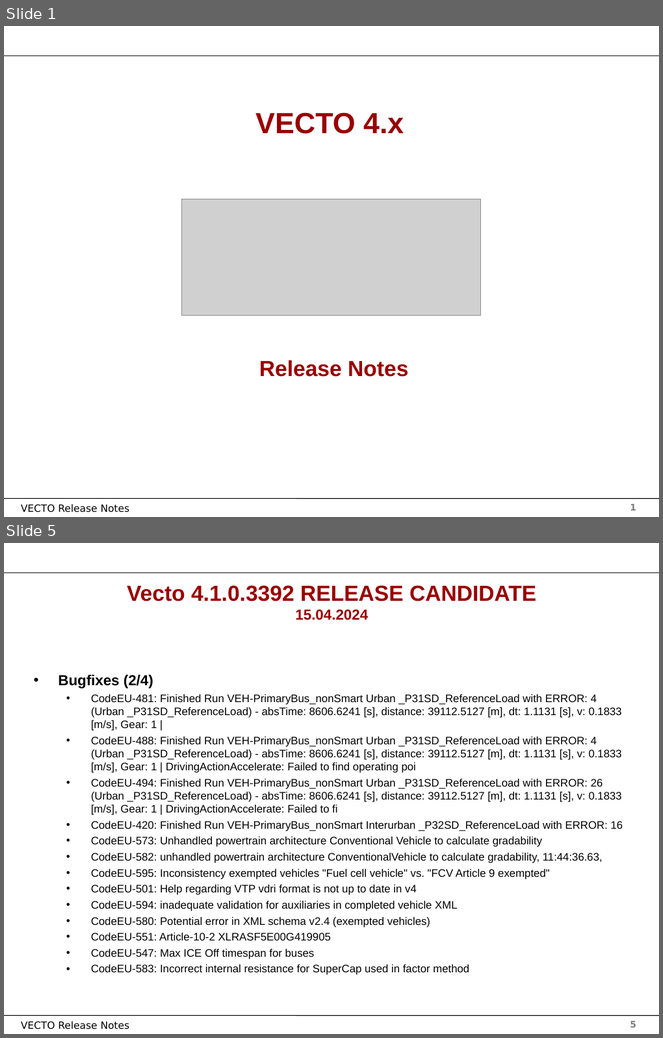
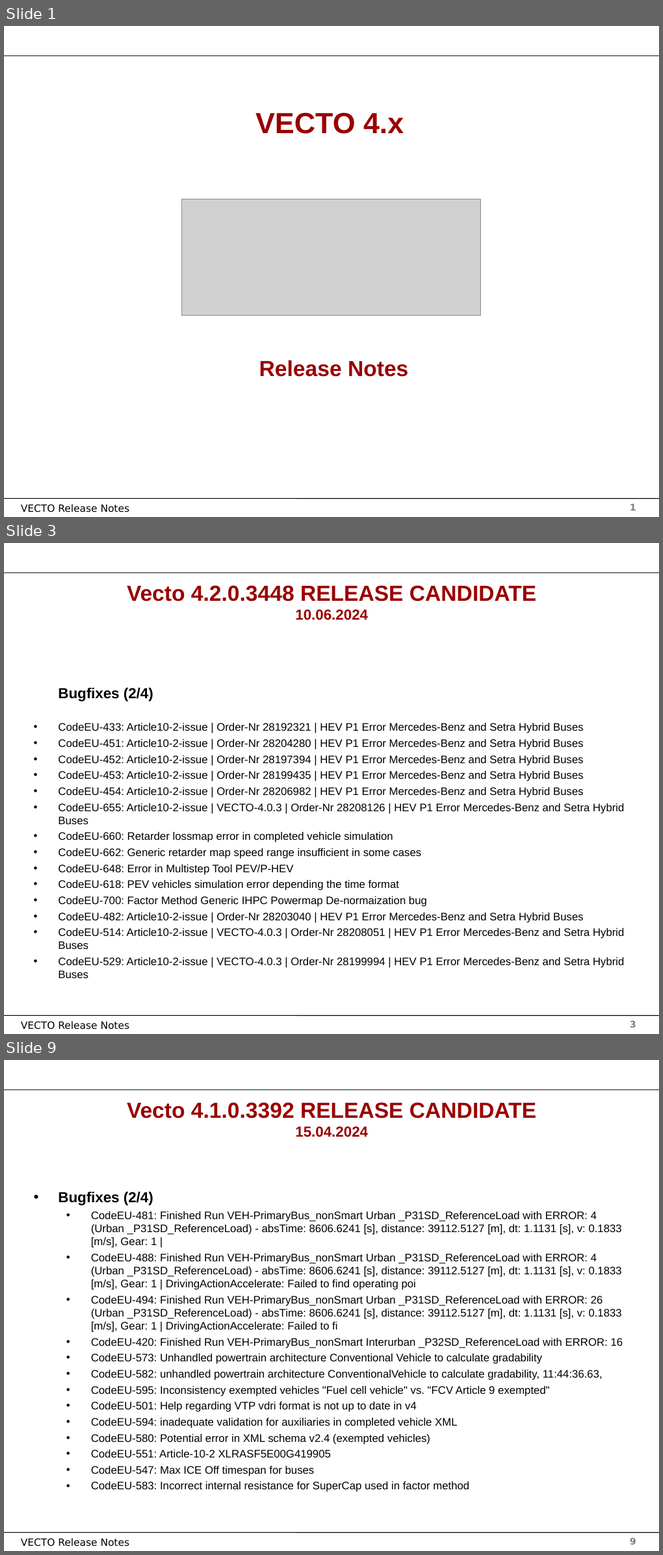
Before and after one commit to tanawadeatharva/BharatVECTO, a slide deck: Documentation/User Manual Source/Release Notes Vecto4.x.pptx. Shown one above the other, each under a label of ours: slides 1 and 5 before the commit, slides 1, 3 and 9 after it; the slides between them are not shown. The pictures are 663x1038 and 663x1555 pixels, drawn with LibreOffice and Linux fonts; fonts in the diff are those of the drawing; grey boxes stand for pictures; background and template pictures are left out. Boxes give left, top, right and bottom in pixels: in the first picture for what was removed or moved away, otherwise in the second. Text is boxed around its words. In the diff, an @@ line names an element or a change of style, - is before the commit and + after.

```diff
--- a/Documentation/User Manual Source/Release Notes Vecto4.x.pptx
+++ b/Documentation/User Manual Source/Release Notes Vecto4.x.pptx
@@ slide 3 added at (4, 543, 659, 1034), background #FFFFFF; not listed: 4 template elements that a slide beside it also shows @@
@@ title added at (127, 585, 536, 620), 24 pt, text #990000, bold @@
+Vecto 4.2.0.3448 RELEASE CANDIDATE
+10.06.2024
@@ text added at (58, 687, 624, 979), 12 pt, text #000000 @@
+Bugfixes (2/4)
+• CodeEU-433: Article10-2-issue | Order-Nr 28192321 | HEV P1 Error Mercedes-Benz and Setra Hybrid Buses
+• CodeEU-451: Article10-2-issue | Order-Nr 28204280 | HEV P1 Error Mercedes-Benz and Setra Hybrid Buses
+• CodeEU-452: Article10-2-issue | Order-Nr 28197394 | HEV P1 Error Mercedes-Benz and Setra Hybrid Buses
+• CodeEU-453: Article10-2-issue | Order-Nr 28199435 | HEV P1 Error Mercedes-Benz and Setra Hybrid Buses
+• CodeEU-454: Article10-2-issue | Order-Nr 28206982 | HEV P1 Error Mercedes-Benz and Setra Hybrid Buses
+• CodeEU-655: Article10-2-issue | VECTO-4.0.3 | Order-Nr 28208126 | HEV P1 Error Mercedes-Benz and Setra Hybrid Buses
+• CodeEU-660: Retarder lossmap error in completed vehicle simulation
+• CodeEU-662: Generic retarder map speed range insufficient in some cases
+• CodeEU-648: Error in Multistep Tool PEV/P-HEV
+• CodeEU-618: PEV vehicles simulation error depending the time format
+• CodeEU-700: Factor Method Generic IHPC Powermap De-normaization bug
+• CodeEU-482: Article10-2-issue | Order-Nr 28203040 | HEV P1 Error Mercedes-Benz and Setra Hybrid Buses
+• CodeEU-514: Article10-2-issue | VECTO-4.0.3 | Order-Nr 28208051 | HEV P1 Error Mercedes-Benz and Setra Hybrid Buses
+• CodeEU-529: Article10-2-issue | VECTO-4.0.3 | Order-Nr 28199994 | HEV P1 Error Mercedes-Benz and Setra Hybrid Buses
@@ what was slide 5 is now slide 9 @@
@@ page number at (630, 1538, 636, 1545): text changed @@
-5
+9
```
Also in this commit, not shown: 3 other slides added, 4 other files.
